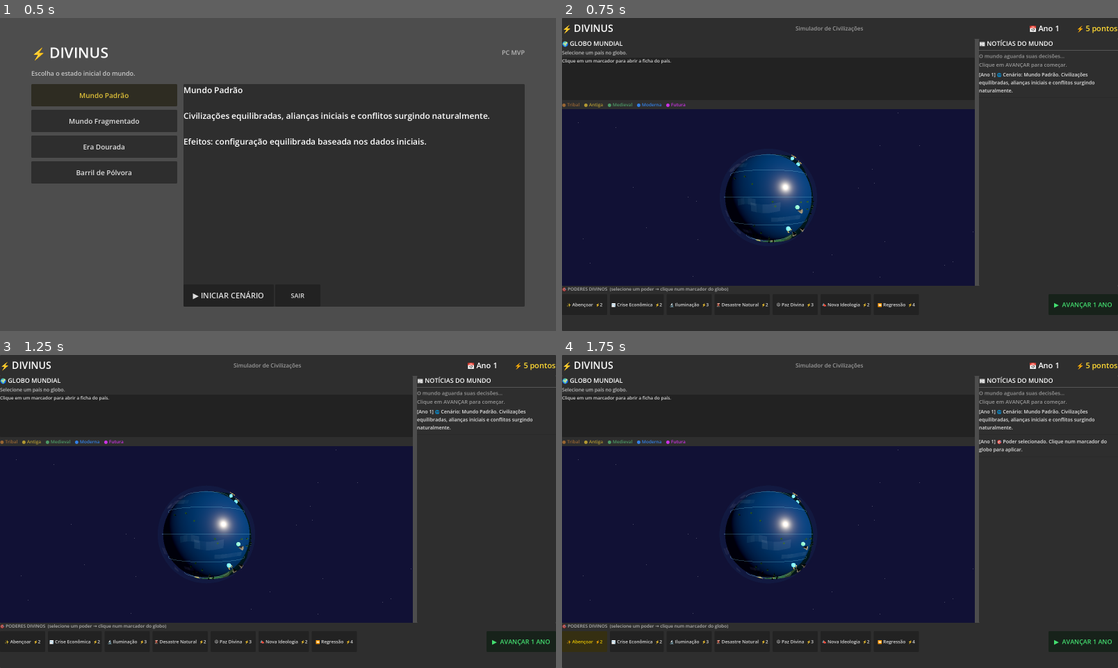
Above: before the commit, frames 1-4 (two rows, left to right).
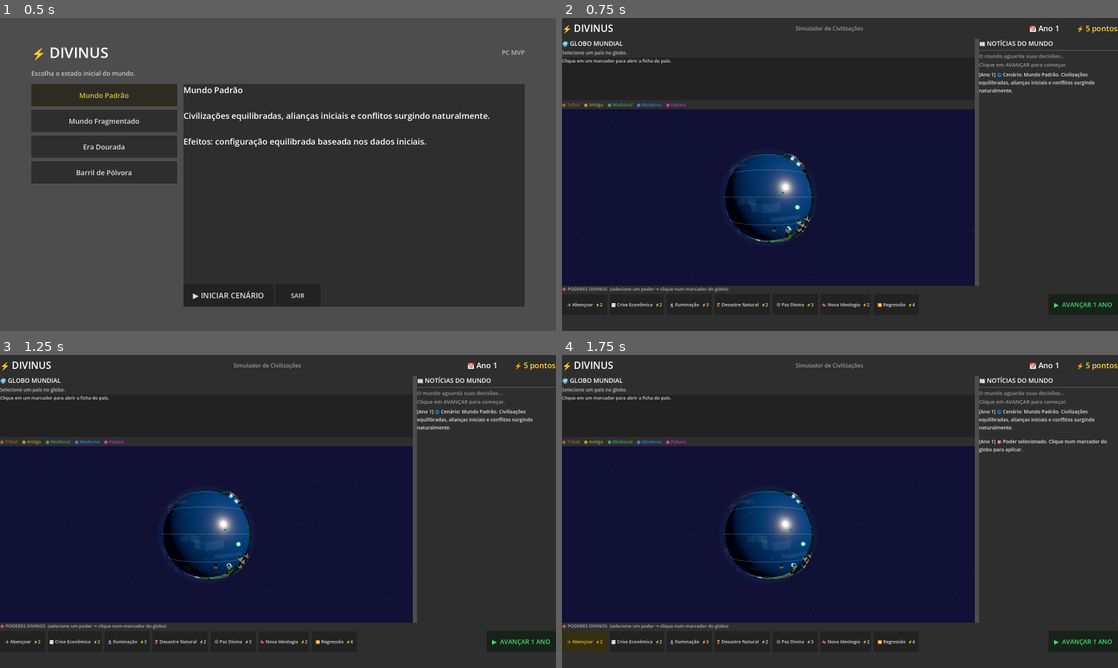
Above: after the commit, the same moments.

Repository: omagalha/Divinus
Game: Godot game, scene res://scenes/main_menu.tscn
The game is run twice, just before and just after one commit, with the same random seed, the same clock (stepped at 60 frames per second) and the same inputs.
Inputs:
- Up to frame 1 (0.5 s): no input
- Up to frame 2 (0.75 s): click "▶ INICIAR CENÁRIO" at 0.5 s
- Up to frame 3 (1.25 s): no input
- Up to frame 4 (1.75 s): click "✨ Abençoar ⚡2" at 1.25 s

Frame 1 is identical in both runs. In frame 2, 0.2% of the frame differs, in the area x 34-46%, y 43-72%; in frame 3, 0.2%; in frame 4, 0.2%.

Commit message:
feat: add 3D globe interface

Diff:
--- a/scripts/globe_3d.gd
+++ b/scripts/globe_3d.gd
@@ -29,12 +29,22 @@
 	10: {"lat": 10.0,  "lon": 80.0},   # Zethara
 }
 
+const CONTINENT_ANCHORS = [
+	{"lat": 48.0, "lon": 10.0, "radius": 0.74, "uplift": 0.078},
+	{"lat": 18.0, "lon": 58.0, "radius": 0.82, "uplift": 0.086},
+	{"lat": -18.0, "lon": -62.0, "radius": 0.86, "uplift": 0.088},
+	{"lat": -24.0, "lon": 126.0, "radius": 0.64, "uplift": 0.074},
+	{"lat": 54.0, "lon": -28.0, "radius": 0.58, "uplift": 0.070},
+]
+
 const MAP_SEED = 42077
 const PLANET_SUBDIVISIONS = 3
 const FAULT_ITERATIONS = 110
 const FAULT_SHARPNESS = 42.0
 const FAULT_STRENGTH = 0.010
 const SEA_LEVEL = 1.0
+const CONTINENT_LAND_RADIUS = 0.78
+const CONTINENT_LAND_UPLIFT = 0.085
 const COUNTRY_LAND_RADIUS = 0.38
 const COUNTRY_LAND_UPLIFT = 0.078
 const FOREST_MAX_INSTANCES = 220
@@ -121,6 +131,7 @@
 			var sigmoid = 1.0 / (1.0 + exp(-dot * FAULT_SHARPNESS)) - 0.5
 			vertices[i] = vertices[i] + normal * sigmoid * FAULT_STRENGTH
 
+	_raise_continent_regions(vertices)
 	_raise_country_regions(vertices)
 
 	var packed_vertices = PackedVector3Array()
@@ -135,7 +146,8 @@
 		var c: Vector3 = vertices[face[2]]
 		var normal = -((b - a).normalized().cross((c - a).normalized())).normalized()
 		var avg_height = (a.length() + b.length() + c.length()) / 3.0
-		var color = _biome_color(avg_height)
+		var max_height = max(a.length(), max(b.length(), c.length()))
+		var color = _biome_color(max(avg_height, max_height - 0.018))
 
 		packed_vertices.push_back(a)
 		packed_vertices.push_back(b)
@@ -199,6 +211,28 @@
 		if uplift > 0.0:
 			var current_height = (vertices[i] as Vector3).length()
 			vertices[i] = normal * max(current_height + uplift, SEA_LEVEL + uplift * 0.85)
+
+func _raise_continent_regions(vertices: Array) -> void:
+	var anchors: Array = []
+	for anchor in CONTINENT_ANCHORS:
+		anchors.append({
+			"dir": _lat_lon_to_vec3(anchor["lat"], anchor["lon"], 1.0).normalized(),
+			"radius": anchor.get("radius", CONTINENT_LAND_RADIUS),
+			"uplift": anchor.get("uplift", CONTINENT_LAND_UPLIFT),
+		})
+
+	for i in range(vertices.size()):
+		var normal = (vertices[i] as Vector3).normalized()
+		var uplift = 0.0
+		for anchor in anchors:
+			var distance = normal.distance_to(anchor["dir"])
+			var radius = float(anchor["radius"])
+			if distance < radius:
+				var influence = 1.0 - distance / radius
+				uplift = max(uplift, influence * influence * float(anchor["uplift"]))
+		if uplift > 0.0:
+			var current_height = (vertices[i] as Vector3).length()
+			vertices[i] = normal * max(current_height + uplift, SEA_LEVEL + uplift * 0.72)
 
 func _build_ocean() -> void:
 	ocean_mesh = MeshInstance3D.new()
